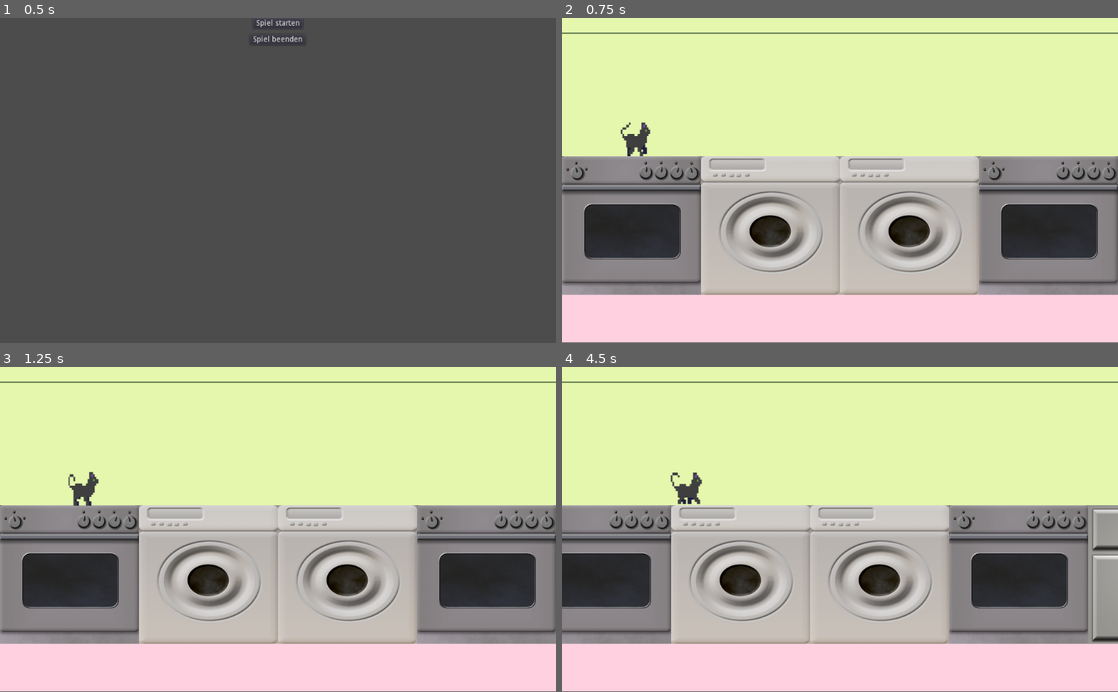
Above: before the commit, frames 1-4 (two rows, left to right).
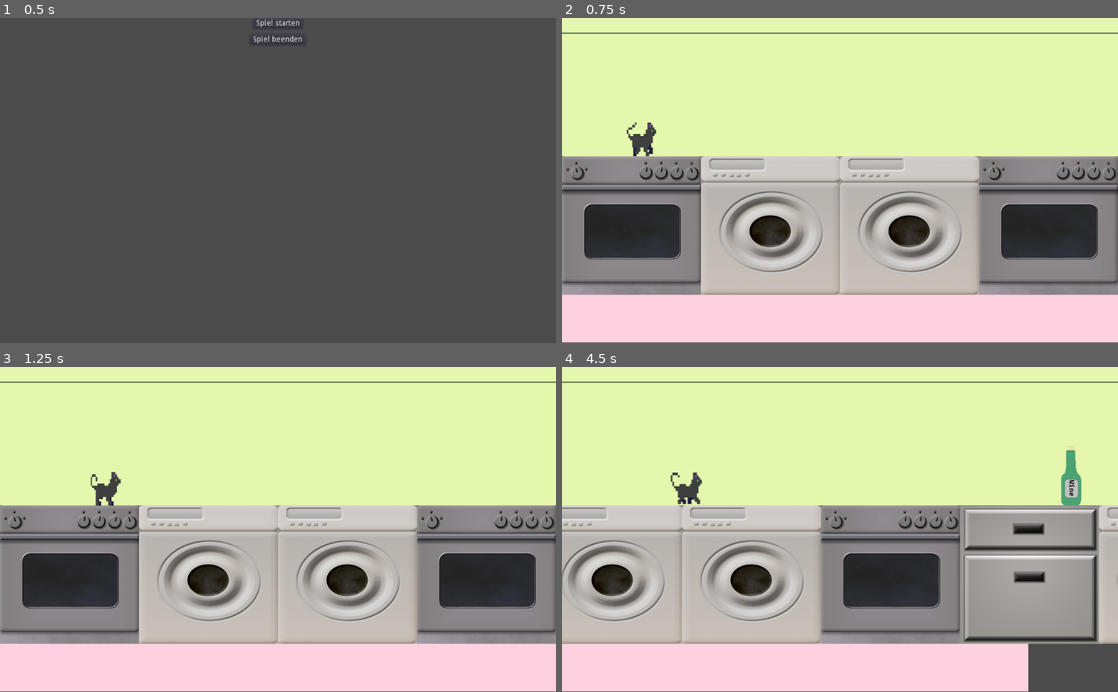
Above: after the commit, the same moments.

Repository: winnerbyhabit/bifigamejam18
Game: Godot game, scene res://Menu.tscn
Two runs of this game, one before a commit and one after it. Both use one fixed random seed, a clock stepped at 60 frames per second and the inputs below.
Inputs:
- Up to frame 1 (0.5 s): no input
- Up to frame 2 (0.75 s): click "Spiel starten" at 0.5 s
- Up to frame 3 (1.25 s): no input
- Up to frame 4 (4.5 s): hold Right (player_right) 1.28-2.03 s; hold Space (player_hit) 1.28-2.03 s; hold Left (player_left) 2.03-2.78 s; tap Space (player_hit) at 2.1, 3.6 s; hold Space (player_hit) 2.78-3.53 s; hold Right (player_right) 2.78-4.28 s; hold Left (player_left) from 4.28 s (still down); hold Space (player_hit) from 4.28 s (still down)

Frame 1 is identical in both runs. In frame 2, 0.4% of the frame differs, in the area x 10-17%, y 32-43%; in frame 3, 0.6%; in frame 4, 30%, in the area x 0-100%, y 24-100%.

Commit message:
Speed up game

Diff:
--- a/Level.gd
+++ b/Level.gd
@@ -9,7 +9,7 @@
 var bottle_timer = 0
 var bottle_space = 1
 
-export var bottle_frequency = 1.0
+export var bottle_frequency = 2.0
 # change this value to set distance between bottles
 # higher frequency == more bottles
 
@@ -36,7 +36,9 @@
 	if bottle_timer >= bottle_space:
 		# RNG
 		var r = randi() % 5
-		bottle_space = rand_range(1, 1 + 5 / bottle_frequency)
+		bottle_space = rand_range(0.5, 1.0 + (5.0 / bottle_frequency))
+		print(5.0 / bottle_frequency)
+		print(bottle_space)
 		# TODO Wahrscheinlichkeitsverteilung aendern
 		# spawn bottle
 		var bottle_scene
--- a/Level.tscn
+++ b/Level.tscn
@@ -13,7 +13,7 @@
 
 script = ExtResource( 1 )
 bottom_height = 500
-bottle_frequency = 1.0
+bottle_frequency = 2.0
 
 [node name="bg" type="Sprite" parent="." index="0"]
 
@@ -60,7 +60,7 @@
 
 position = Vector2( 128, 225 )
 _sections_unfolded = [ "Transform" ]
-speed = 40
+speed = 100
 
 [node name="Camera2D" type="Camera2D" parent="Player" index="1"]
 
@@ -93,6 +93,7 @@
 
 stream = ExtResource( 7 )
 volume_db = 1.0
+pitch_scale = 1.0
 autoplay = true
 mix_target = 0
 bus = "Master"
@@ -101,6 +102,7 @@
 
 stream = ExtResource( 8 )
 volume_db = 0.0
+pitch_scale = 1.0
 autoplay = false
 mix_target = 0
 bus = "Master"
